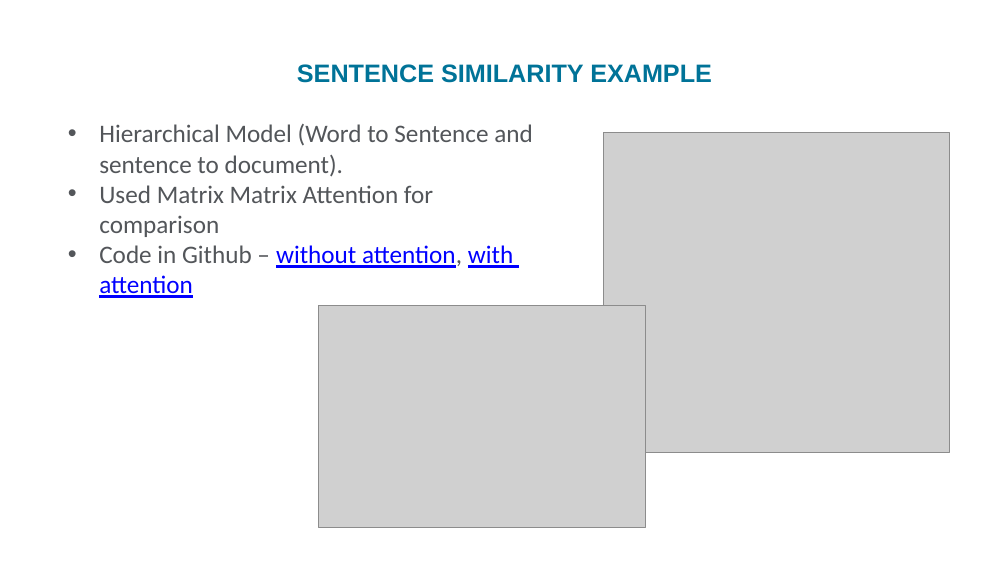
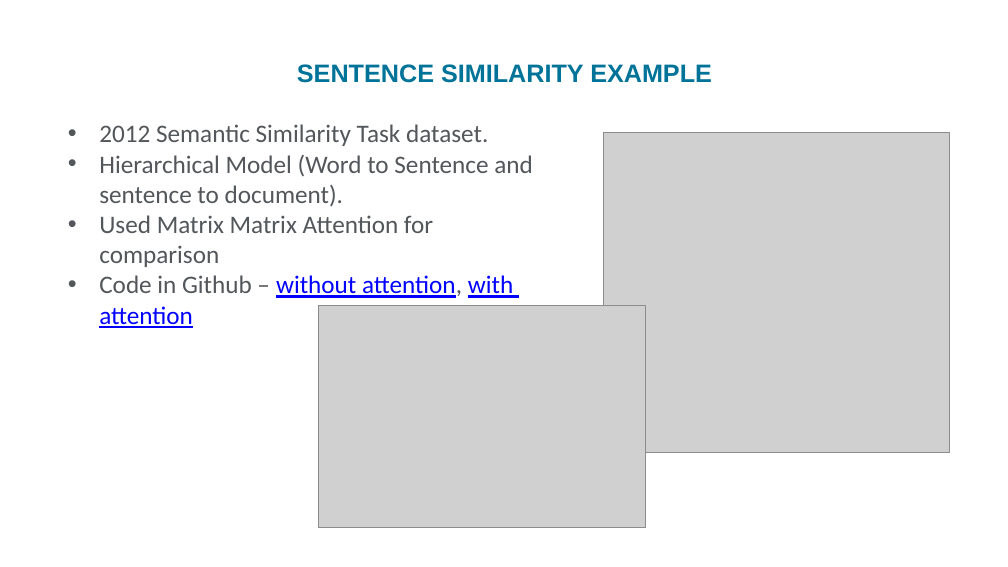
Before and after one commit to sujitpal/eeap-examples, a slide deck: slide 20 of docs/presentation_slides.pptx. Drawn at 1008x567 pixels with LibreOffice and Linux fonts; fonts in the diff are those of the drawing; grey boxes stand for pictures; background and template pictures are left out. Boxes give left, top, right and bottom in pixels: in the first picture for what was removed or moved away, otherwise in the second. Text is boxed around its words. In the diff, an @@ line names an element or a change of style, - is before the commit and + after.

```diff
--- a/docs/presentation_slides.pptx
+++ b/docs/presentation_slides.pptx
@@ text at (99,124,488,146): paragraph added @@
+• 2012 Semantic Similarity Task dataset.
```
Also in this commit, not shown: 5 other slides changed, 6 other files.
